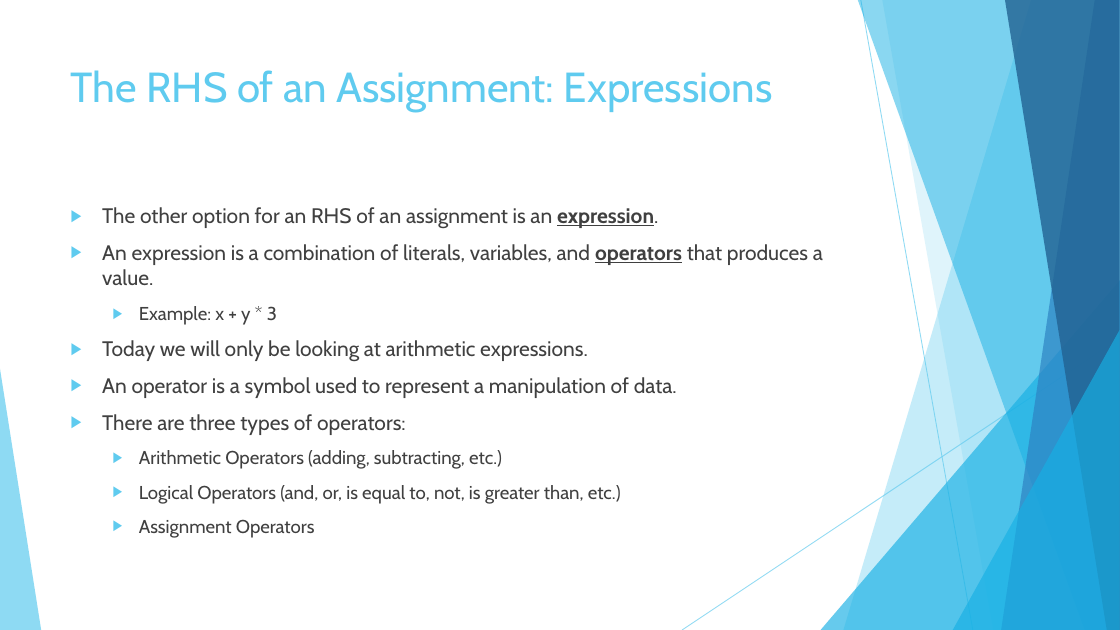
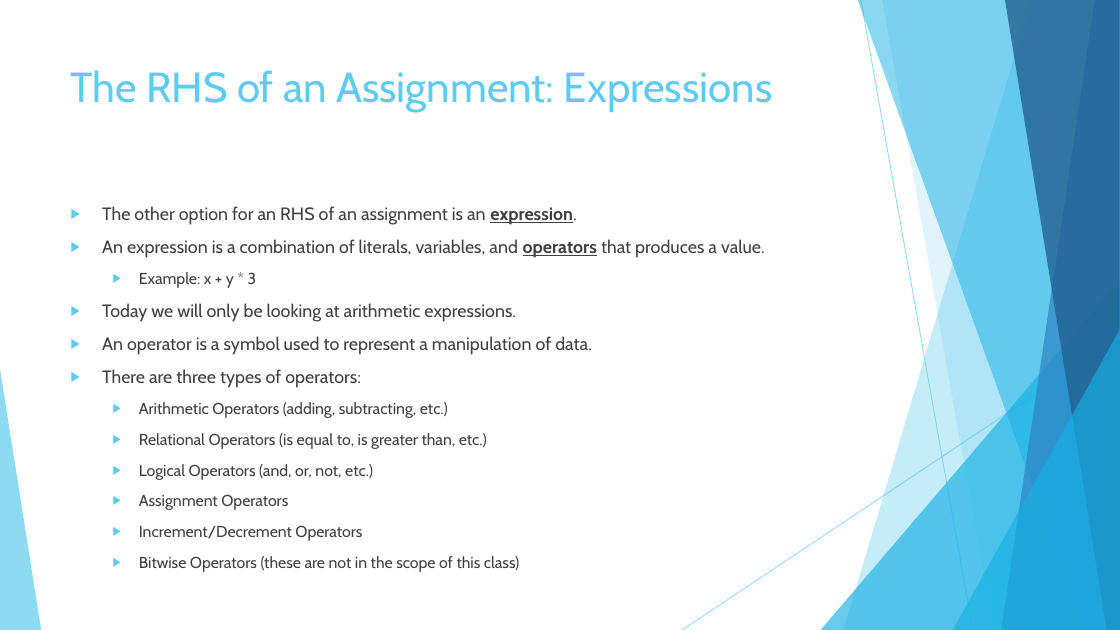
Before and after one commit to JoseRivas1998/Java-Game-Development-For-Absolute-Beginners, a slide deck: slide 10 of Slides/Lesson1.2.pptx. Drawn at 1120x630 pixels with LibreOffice and Linux fonts; fonts in the diff are those of the drawing. Boxes give left, top, right and bottom in pixels: in the first picture for what was removed or moved away, otherwise in the second. Text is boxed around its words. In the diff, an @@ line names an element or a change of style, - is before the commit and + after.

```diff
--- a/Slides/Lesson1.2.pptx
+++ b/Slides/Lesson1.2.pptx
@@ text at [102,206,765,510]: size 18 to 15.3 pt in "The other option for an RHS of ...", "An expression is a combination of literals, ...", "Today we will only be looking at ...", "An operator is a symbol used to ..." and 1 more places; size 16 to 13.6 pt in "Example: x + y * 3", "Arithmetic Operators (adding, subtracting, etc.)", "Assignment Operators" @@
@@ text at [139,433,487,480]: text changed; size 16 to 13.6 pt @@
-  ▶ Logical Operators (and, or, is equal to, not, is greater than, etc.)
+  ▶ Relational Operators (is equal to, is greater than, etc.)
+  ▶ Logical Operators (and, or, not, etc.)
@@ text at [139,525,519,572]: paragraphs added @@
+  ▶ Increment/Decrement Operators
+  ▶ Bitwise Operators (these are not in the scope of this class)
```
Also in this commit, not shown: 5 slides added, 5 other files.
